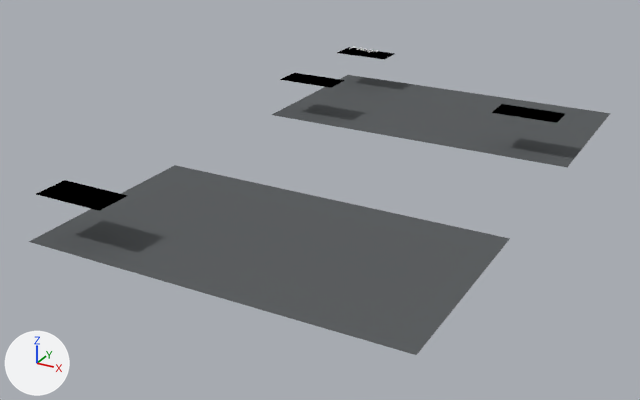
Before and after pictures for a commit that changed the Blender file Menu.blend.
Both versions are drawn from a camera (50 mm lens) standing at (8.48, -22.23, 7.71) and looking at (-0.7, -5.53, -0.64). The lights are fixed; the arrows at lower left show +X, +Y and +Z.

In view in the first picture: 'Back', 'Help', 'Plane', 'backdropHelp', 'btnPlay'.
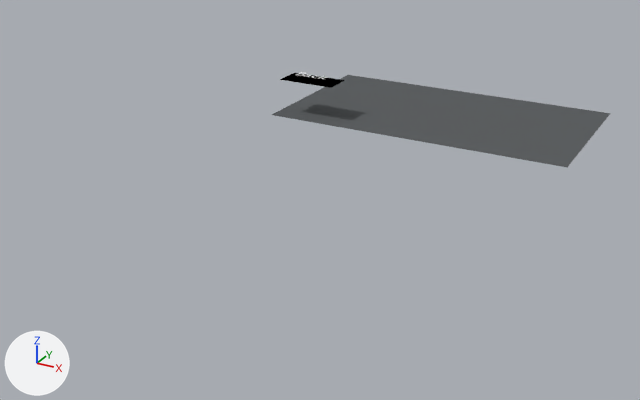
Commit message: Updated help menu setup

Boxes [x1, y1, x2, y2] around the edits, measured in the pictures (640 x 400 px):
'backdropHelp', deleted: before [29, 165, 510, 355]
'Back', deleted (black): before [36, 180, 128, 211]
'btnPlay', deleted (black): before [492, 104, 565, 123]
'Help', deleted: before [337, 47, 395, 60]
'Text.001', added: after [296, 72, 327, 80]

The change in detail:
Text 'Text.002' (txt_text_002) is new.
Its body is 'Back'.
Object 'Help' (ob_help) is deleted.
Object 'backdropHelp' (ob_backdrophelp) is deleted.
Object 'Back' (ob_back) is deleted.
Object 'btnPlay' (ob_btnplay) is deleted.
Object 'Text.001' (ob_text_001) is new; it shows txt_text_002.
Its location is (-3.51, -1.92, 1.11).
Its scale is (0.5, 0.5, 0.5).
